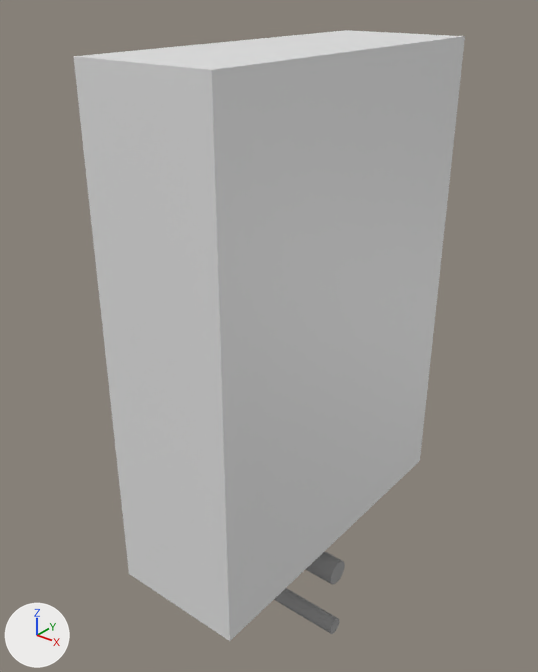
An edit to the Blender file rct-steeplechase-track.blend, drawn before and after from the same camera.
The view is the same before and after, from a camera (50 mm lens) standing at (2.86, -3.28, 3.63) and looking at (0.23, 0.01, 1.59). Lighting does not change. The marker at lower left points along +X, +Y and +Z. The picture after the commit comes second.

The older version as bpy lines, for what is in view:
```python
me_cube = bpy.data.meshes.new('Cube')
me_cube.from_pydata(...)  # a box spanning x 0.0..0.83, y -1.09..1.09, z 0.31..3.3
me_cylinder = bpy.data.meshes.new('Cylinder')
me_cylinder.from_pydata(...)  # 160 vertices, 132 faces; spans x 0.0..0.825, y -0.085..0.085, z -0.55..0.085
me_cylinder.polygons.foreach_set('use_smooth', [True] * 132)
# faces by material slot: [64, 2, 64, 2]
me_cylinder.materials.append(mat_remap1_darkedge_noao)  # grey #999999
me_cylinder.materials.append(mat_remap1_darkedge_noao_nobleed_noshadows)  # grey #999999
me_cylinder.materials.append(mat_remap2_darkedge_noao)  # grey #999999
me_cylinder.materials.append(mat_remap2_darkedge_noao_nobleed_noshadows)  # grey #999999
ob_mask = bpy.data.objects.new('Mask', me_cube)
ob_mask.location = (0.0, 0.0, 0.0)
ob_track = bpy.data.objects.new('Track', me_cylinder)
ob_track.location = (0.0, 0.0, 0.0)
```
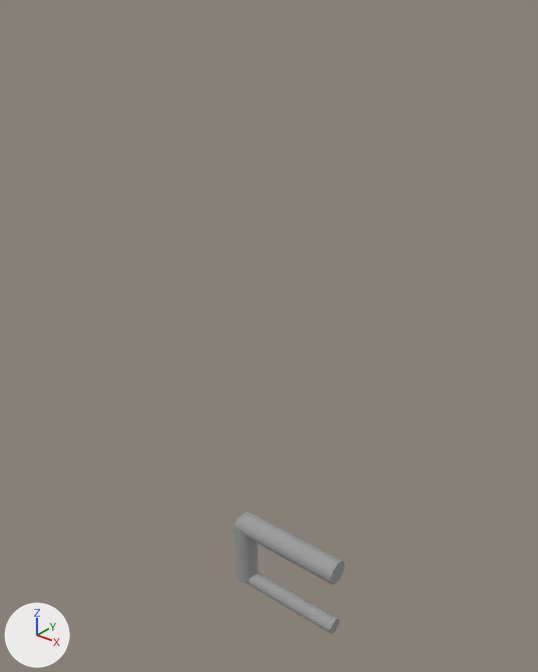
What differs and where, as boxes (x1, y1, x2, y2) in the pictures (538 x 672 px):
```json
{"object": "Mask", "change": "hidden", "before": [73, 30, 465, 641]}
```

Edits to the scene script, one JSON object a line:
```json
{"op": "add", "block": "ob_mask", "code": "ob_mask.hide_set(True)"}
```
